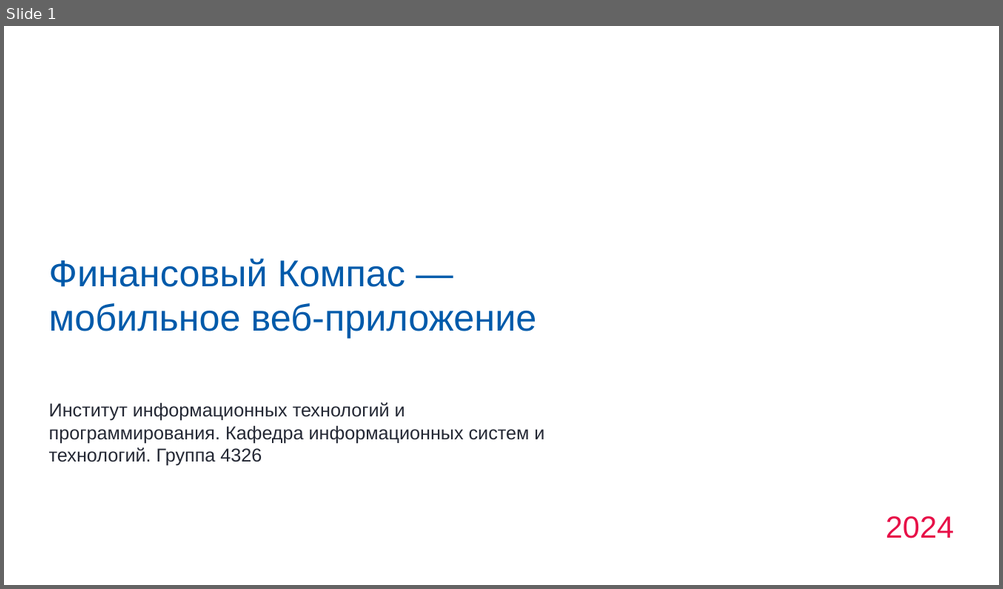
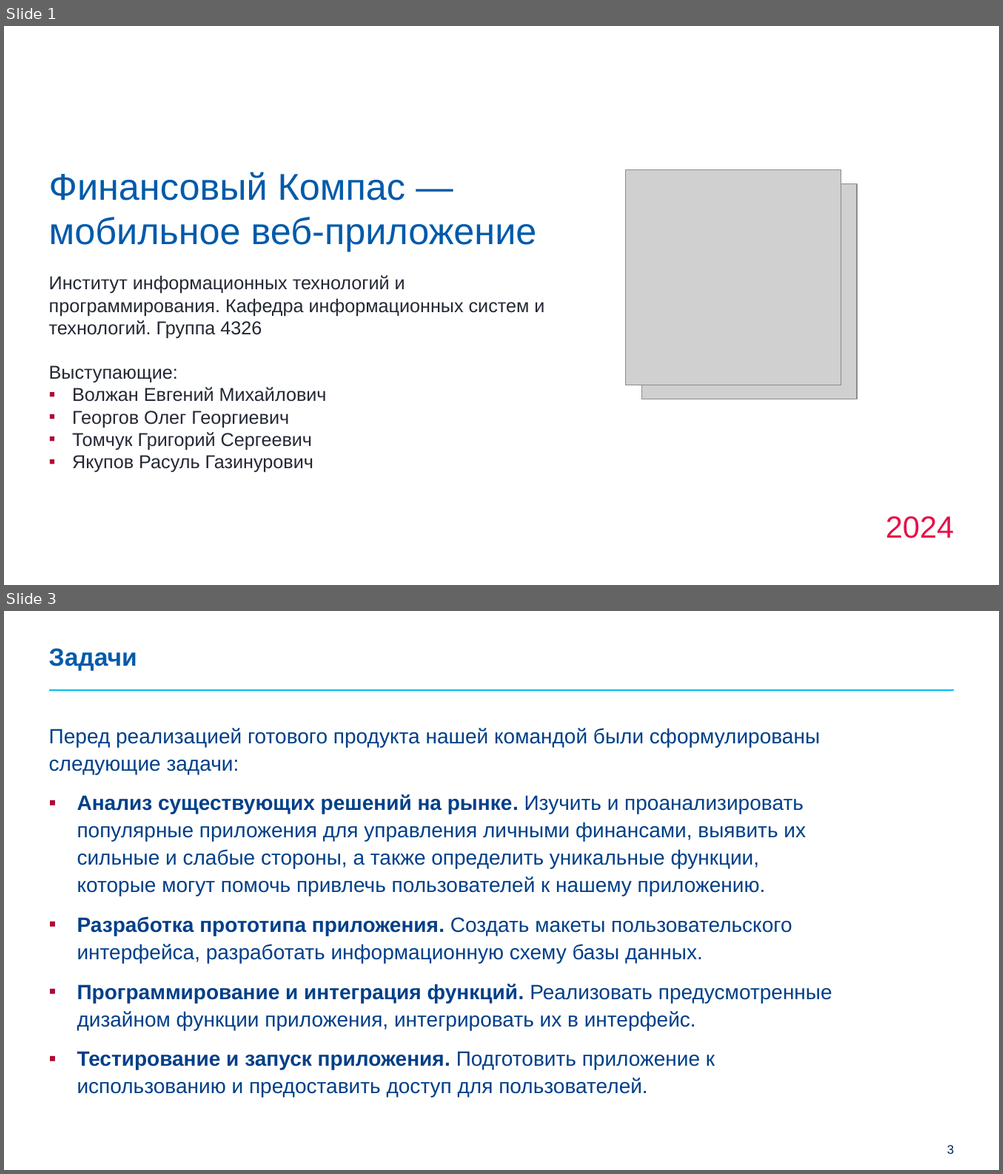
Before and after one commit to grigorijtomczuk/suai, a slide deck: opd/фин-компас-презентация.pptx. Shown one above the other, each under a label of ours: slide 1 before the commit, slides 1 and 3 after it; the slides between them are not shown. The pictures are 1003x589 and 1003x1174 pixels, drawn with LibreOffice and Linux fonts; fonts in the diff are those of the drawing; grey boxes stand for pictures; background and template pictures are left out. Boxes give left, top, right and bottom in pixels: in the first picture for what was removed or moved away, otherwise in the second. Text is boxed around its words. In the diff, an @@ line names an element or a change of style, - is before the commit and + after.

```diff
--- a/opd/фин-компас-презентация.pptx
+++ b/opd/фин-компас-презентация.pptx
@@ slide 3 added at [4,611,999,1170], background #FFFFFF @@
@@ title added at [49,648,137,671], 24 pt, text #005AAA, bold @@
+Задачи
@@ line added from (48, 690) to (954, 690), #00BEF3 1.25 pt @@
@@ text added at [49,728,832,1097], 20 pt, text #003F89 @@
+Перед реализацией готового продукта нашей командой были сформулированы следующие задачи:
+▪ Анализ существующих решений на рынке. Изучить и проанализировать популярные приложения для управления личными финансами, выявить их сильные и слабые стороны, а также определить уникальные функции, которые могут помочь привлечь пользователей к нашему приложению.
+▪ Разработка прототипа приложения. Создать макеты пользовательского интерфейса, разработать информационную схему базы данных.
+▪ Программирование и интеграция функций. Реализовать предусмотренные дизайном функции приложения, интегрировать их в интерфейс.
+▪ Тестирование и запуск приложения. Подготовить приложение к использованию и предоставить доступ для пользователей.
@@ page number added at [947,1145,953,1154], 12 pt, text #002856 @@
+3
@@ slide 1 changed as well @@
@@ title "Финансовый Компас — мобильное веб-приложение": place and size @@
-title "Финансовый Компас — мобильное веб-приложение" at [49,258,537,338]
+title "Финансовый Компас — мобильное веб-приложение" at [49,172,537,252]
@@ picture added at [626,170,841,386] @@
@@ picture added at [641,184,856,399] @@
@@ text "Институт информационных технологий и программирования. ...": place and size @@
-text "Институт информационных технологий и программирования. ..." at [49,403,544,466]
+text "Институт информационных технологий и программирования. ..." at [49,275,544,339]
@@ text added at [49,366,327,473], 18 pt, text #242834 @@
+Выступающие:
+▪ Волжан Евгений Михайлович
+▪ Георгов Олег Георгиевич
+▪ Томчук Григорий Сергеевич
+▪ Якупов Расуль Газинурович
```
Also in this commit, not shown: 14 other slides added, 16 other files.
